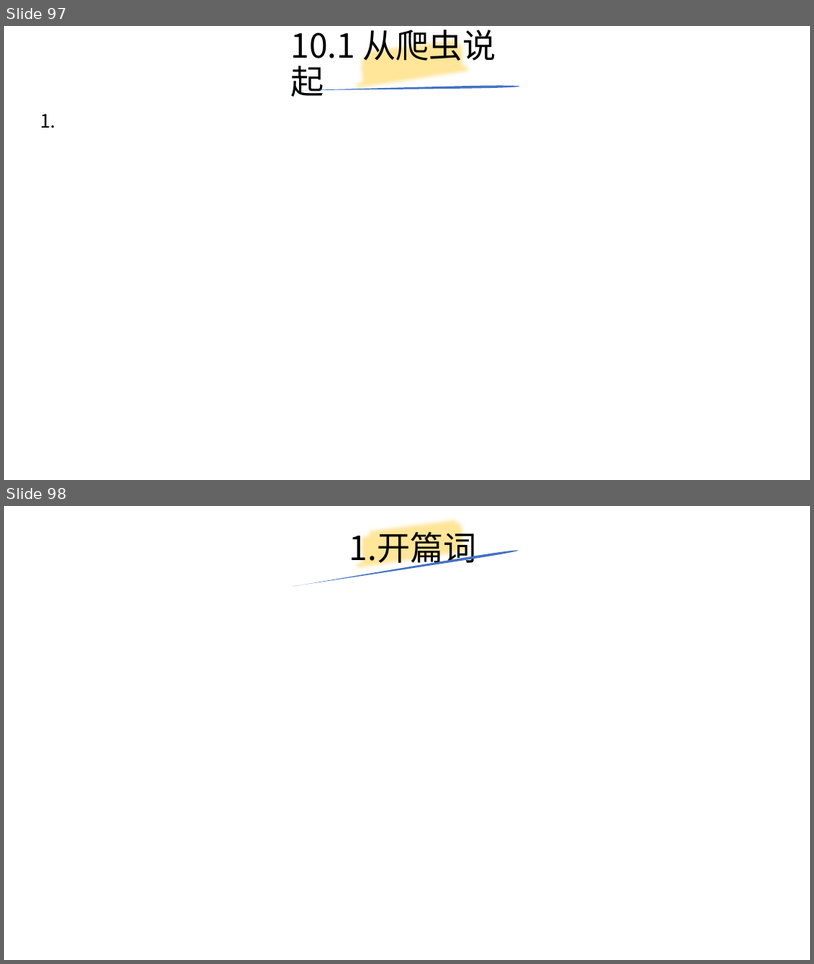
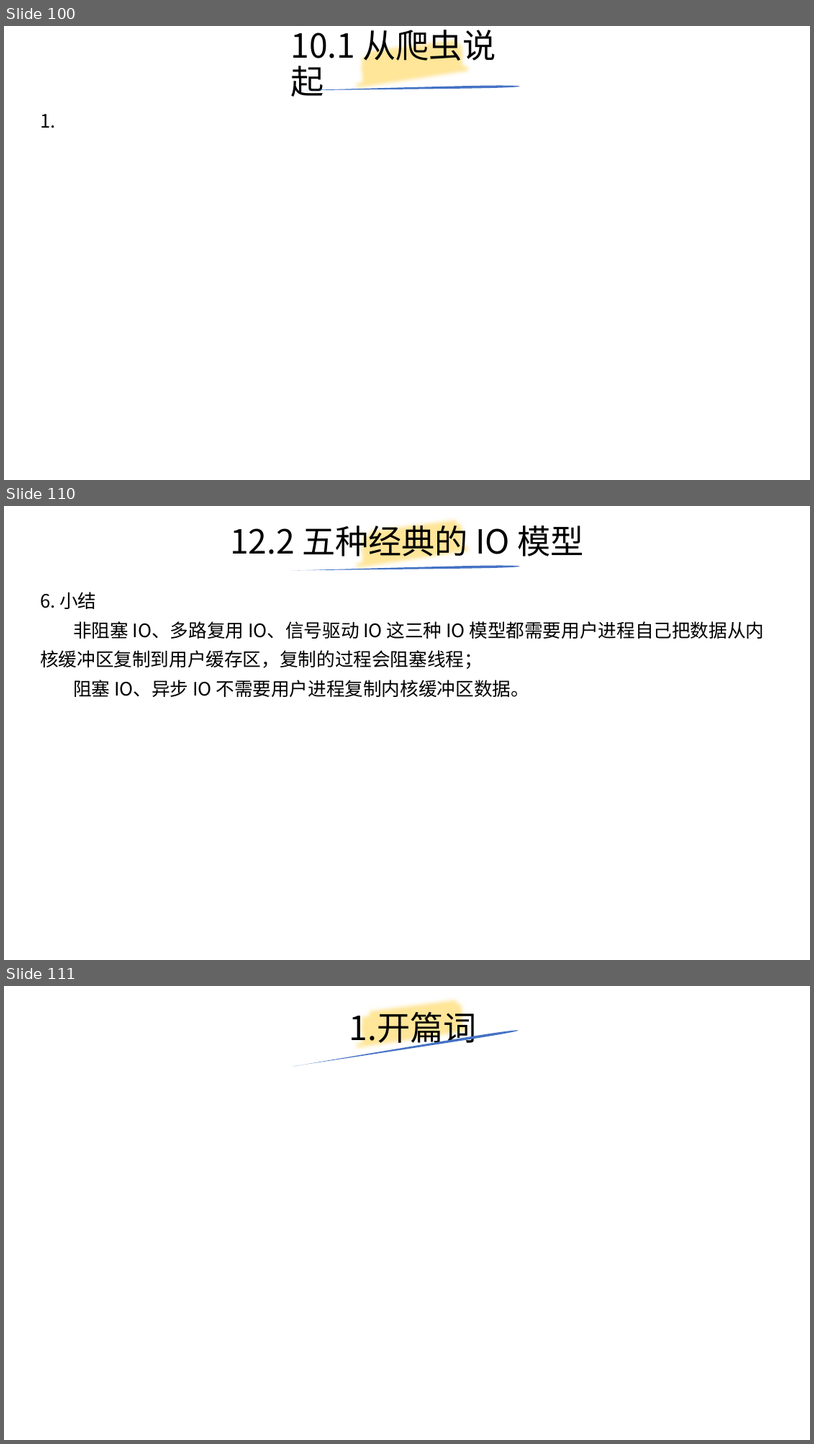
Before and after one commit to yiwenliu/CorePython, a slide deck: PPT/CorePython.pptx. Shown one above the other, each under a label of ours: slides 97 and 98 before the commit, slides 100, 110 and 111 after it; the slides between them are not shown. The pictures are 814x964 and 814x1444 pixels, drawn with LibreOffice and Linux fonts; fonts in the diff are those of the drawing. Boxes give left, top, right and bottom in pixels: in the first picture for what was removed or moved away, otherwise in the second. Text is boxed around its words. In the diff, an @@ line names an element or a change of style, - is before the commit and + after.

```diff
--- a/PPT/CorePython.pptx
+++ b/PPT/CorePython.pptx
@@ slide 110 added at [4,506,810,960], background #FFFFFF @@
@@ title added at [230,520,584,562], 39.6 pt, text #000000 @@
+12.2 五种经典的 IO 模型
@@ freeform shape added at [352,506,476,586], outline #FFE699 16 pt @@
@@ freeform shape added at [291,565,520,570], fill #4472C4 @@
@@ text added at [40,592,764,697], 22 pt, text #000000 @@
+6. 小结
+非阻塞 IO、多路复用 IO、信号驱动 IO 这三种 IO 模型都需要用户进程自己把数据从内核缓冲区复制到用户缓存区，复制的过程会阻塞线程；
+阻塞 IO、异步 IO 不需要用户进程复制内核缓冲区数据。
@@ what was slide 97 is now slide 100 @@
@@ what was slide 98 is now slide 111 @@
```
Also in this commit, not shown: 4 slides changed, 12 other slides added.
